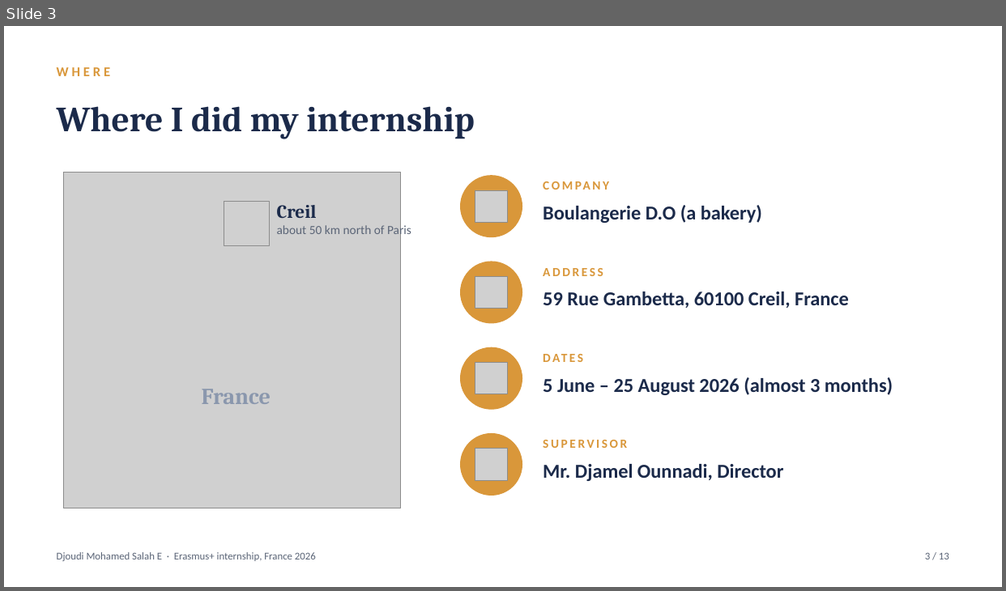
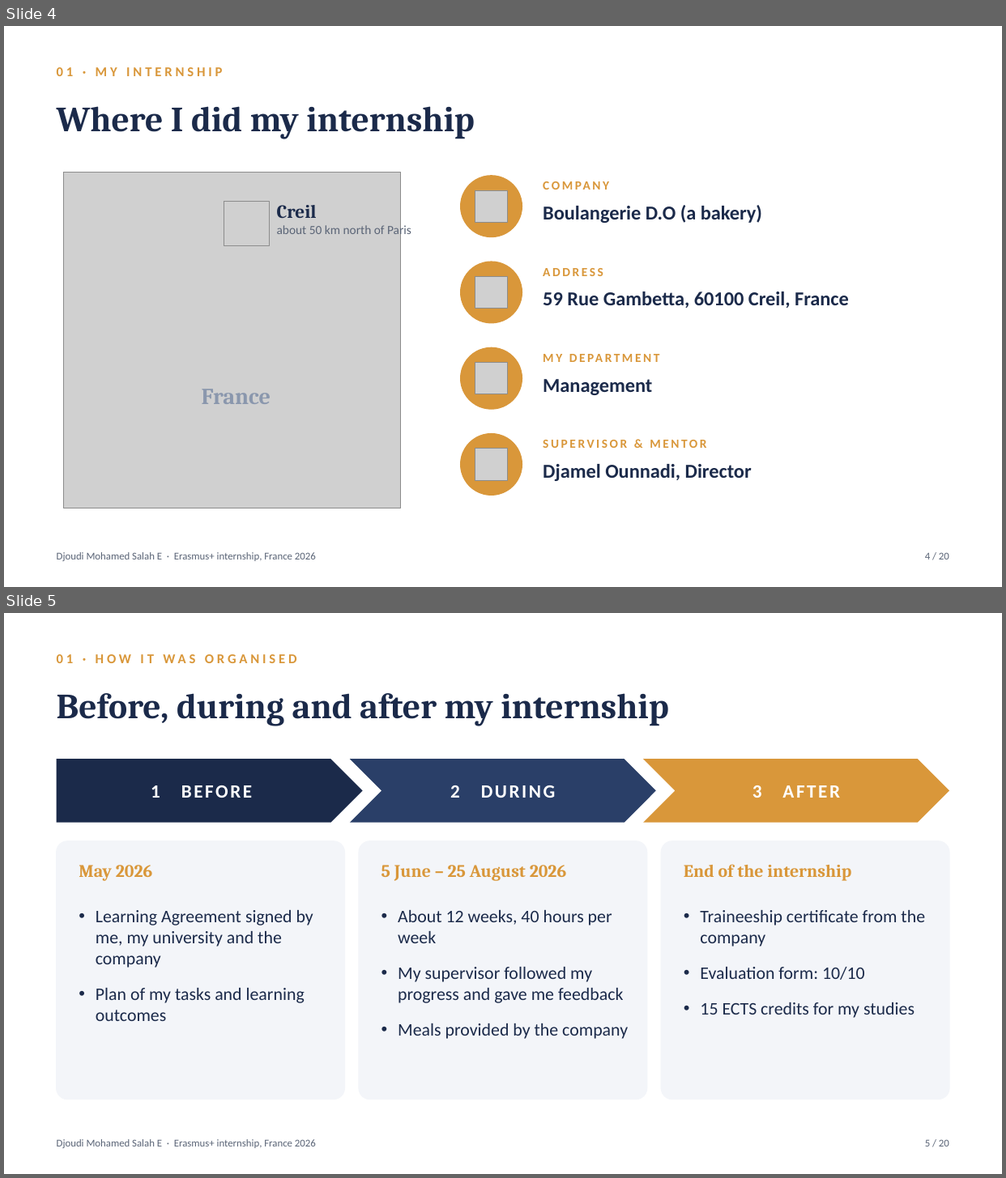
Before and after one commit to djoeeej/djoeeej, a slide deck: france-internship/Internship_France_Defense.pptx. Shown one above the other, each under a label of ours: slide 3 before the commit, slides 4 and 5 after it. The pictures are 1006x591 and 1006x1178 pixels, drawn with LibreOffice and Linux fonts; fonts in the diff are those of the drawing; grey boxes stand for pictures. Boxes give left, top, right and bottom in pixels: in the first picture for what was removed or moved away, otherwise in the second. Text is boxed around its words. In the diff, an @@ line names an element or a change of style, - is before the commit and + after.

```diff
--- a/france-internship/Internship_France_Defense.pptx
+++ b/france-internship/Internship_France_Defense.pptx
@@ slide 5 added at (x1=4, y1=613, x2=1002, y2=1174), background #FFFFFF @@
@@ text added at (x1=57, y1=654, x2=297, y2=663), 13 pt, text #D9973A, bold @@
+01 · HOW IT WAS ORGANISED
@@ text added at (x1=57, y1=693, x2=668, y2=726), 34 pt, text #1B2A4A, bold @@
+Before, during and after my internship
@@ pentagon arrow added at (x1=57, y1=759, x2=363, y2=823), fill #1B2A4A, 18 pt, text #FFFFFF, bold @@
+1 BEFORE
@@ chevron added at (x1=350, y1=759, x2=656, y2=823), fill #2A3F68, 18 pt, text #FFFFFF, bold @@
+2 DURING
@@ chevron added at (x1=643, y1=759, x2=949, y2=823), fill #D9973A, 18 pt, text #FFFFFF, bold @@
+3 AFTER
@@ rounded rectangle added at (x1=57, y1=841, x2=345, y2=1100), fill #F3F5F9, outline #F3F5F9 1 pt @@
@@ rounded rectangle added at (x1=359, y1=841, x2=647, y2=1100), fill #F3F5F9, outline #F3F5F9 1 pt @@
@@ rounded rectangle added at (x1=661, y1=841, x2=949, y2=1100), fill #F3F5F9, outline #F3F5F9 1 pt @@
@@ text added at (x1=79, y1=865, x2=153, y2=881), 17 pt, text #D9973A, bold @@
+May 2026
@@ text added at (x1=381, y1=865, x2=567, y2=881), 17 pt, text #D9973A, bold @@
+5 June – 25 August 2026
@@ text added at (x1=684, y1=864, x2=851, y2=881), 17 pt, text #D9973A, bold @@
+End of the internship
@@ text added at (x1=96, y1=910, x2=313, y2=1021), 17 pt, text #1B2A4A @@
+• Learning Agreement signed by me, my university and the company
+• Plan of my tasks and learning outcomes
@@ text added at (x1=398, y1=910, x2=628, y2=1039), 17 pt, text #1B2A4A @@
+• About 12 weeks, 40 hours per week
+• My supervisor followed my progress and gave me feedback
+• Meals provided by the company
@@ text added at (x1=700, y1=910, x2=925, y2=1018), 17 pt, text #1B2A4A @@
+• Traineeship certificate from the company
+• Evaluation form: 10/10
+• 15 ECTS credits for my studies
@@ text added at (x1=57, y1=1139, x2=316, y2=1148), 10 pt, text #5B6577 @@
+Djoudi Mohamed Salah E · Erasmus+ internship, France 2026
@@ text added at (x1=925, y1=1139, x2=949, y2=1147), 10 pt, text #5B6577 @@
+5 / 20
@@ what was slide 3 is now slide 4 @@
@@ slide 4 changed as well @@
@@ text at (x1=57, y1=67, x2=222, y2=76): text changed @@
-WHERE
+01 · MY INTERNSHIP
@@ text at (x1=543, y1=350, x2=948, y2=371): text changed @@
-DATES
+MY DEPARTMENT
@@ text at (x1=543, y1=379, x2=652, y2=395): text changed @@
-5 June – 25 August 2026 (almost 3 months)
+Management
@@ text at (x1=543, y1=440, x2=706, y2=448): text changed @@
-SUPERVISOR
+SUPERVISOR & MENTOR
@@ text at (x1=543, y1=464, x2=752, y2=481): text changed @@
-Mr. Djamel Ounnadi, Director
+Djamel Ounnadi, Director
@@ text at (x1=925, y1=552, x2=949, y2=560): text changed @@
-3 / 13
+4 / 20
```
Also in this commit, not shown: 10 other slides changed, 8 other slides added, 2 slides removed, 2 other files.
